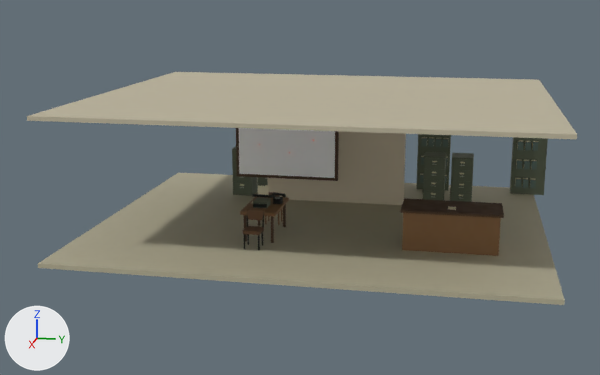
One commit to the FBX model unreal/Signal47/Tools/townbuildings/exports/SM_Town_Sheriff_Interior_LOD1.fbx: the scene before it, then after it.
Camera for both pictures: a camera (50 mm lens) standing at (16.79, 3.71, 6.34) and looking at (-4.68, -0.58, 0.98). Every picture has the same lights, and +X, +Y and +Z are marked at lower left. The older version comes first.

Objects in the first picture: 'SM_Town_Sheriff_Interior_LOD1'.
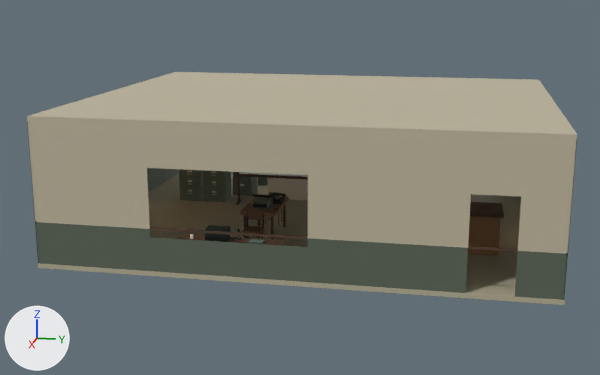
Changed parts and their boxes [x1, y1, x2, y2] in the pictures (600 x 375 px; the box of a moved part takes in the faces that stretch with it):
part 1 of me_sm_town_sheriff_interior_lod1, moved or reshaped (not visible afterwards)
    before: [510, 137, 548, 195]
part 2 of me_sm_town_sheriff_interior_lod1, moved or reshaped (not visible afterwards)
    before: [515, 179, 521, 188]
part 3 of me_sm_town_sheriff_interior_lod1, moved or reshaped (not visible afterwards)
    before: [516, 160, 522, 169]
part 4 of me_sm_town_sheriff_interior_lod1, moved or reshaped (not visible afterwards)
    before: [518, 141, 523, 150]
part 5 of me_sm_town_sheriff_interior_lod1, moved or reshaped (not visible afterwards)
    before: [523, 179, 528, 188]
part 6 of me_sm_town_sheriff_interior_lod1, moved or reshaped (not visible afterwards)
    before: [524, 161, 530, 169]
part 7 of me_sm_town_sheriff_interior_lod1, moved or reshaped (not visible afterwards)
    before: [525, 142, 531, 150]
part 8 of me_sm_town_sheriff_interior_lod1, moved or reshaped (not visible afterwards)
    before: [530, 180, 536, 188]
part 9 of me_sm_town_sheriff_interior_lod1, moved or reshaped (not visible afterwards)
    before: [531, 161, 537, 170]
part 10 of me_sm_town_sheriff_interior_lod1, moved or reshaped (not visible afterwards)
    before: [533, 142, 539, 151]
part 11 of me_sm_town_sheriff_interior_lod1, added
    after: [150, 227, 308, 239]
part 12 of me_sm_town_sheriff_interior_lod1, added
    after: [468, 246, 518, 252]
part 13 of me_sm_town_sheriff_interior_lod1, added
    after: [237, 176, 240, 202]
part 14 of me_sm_town_sheriff_interior_lod1, added
    after: [177, 234, 287, 245]
part 15 of me_sm_town_sheriff_interior_lod1, deleted
    before: [240, 164, 465, 204]
part 16 of me_sm_town_sheriff_interior_lod1, added
    after: [27, 121, 577, 300]

The change, as a diff of the scene's bpy script:
```diff
--- a/unreal/Signal47/Tools/townbuildings/exports/SM_Town_Sheriff_Interior_LOD1.fbx.py
+++ b/unreal/Signal47/Tools/townbuildings/exports/SM_Town_Sheriff_Interior_LOD1.fbx.py
@@ mat_m_town_creamenamel @@
+mat_m_town_creamenamel = bpy.data.materials.new('M_Town_CreamEnamel')
+mat_m_town_creamenamel.use_nodes = True; mat_m_town_creamenamel.node_tree.nodes.clear()
+_N = mat_m_town_creamenamel.node_tree.nodes; _L = mat_m_town_creamenamel.node_tree.links
+n0 = _N.new('ShaderNodeBsdfPrincipled'); n0.name = 'Principled BSDF'
+n0.inputs[0].default_value = (0.624, 0.61, 0.462, 1.0)  # 'Base Color', pale yellow #cfcdb5
+n0.inputs[1].default_value = 0.22  # 'Metallic'
+n1 = _N.new('ShaderNodeOutputMaterial'); n1.name = 'Material Output'
+n2 = _N.new('ShaderNodeTexImage'); n2.name = 'Image Texture'
+n2.image = img_metalpaint_roughness_png
+_L.new(n2.outputs[0], n0.inputs[2])  # 'Color' to 'Roughness'
+_L.new(n0.outputs[0], n1.inputs[0])  # 'BSDF' to 'Surface'
@@ mat_m_town_sheriffwainscot @@
+mat_m_town_sheriffwainscot = bpy.data.materials.new('M_Town_SheriffWainscot')
+mat_m_town_sheriffwainscot.use_nodes = True; mat_m_town_sheriffwainscot.node_tree.nodes.clear()
+_N = mat_m_town_sheriffwainscot.node_tree.nodes; _L = mat_m_town_sheriffwainscot.node_tree.links
+n0 = _N.new('ShaderNodeBsdfPrincipled'); n0.name = 'Principled BSDF'
+n0.inputs[0].default_value = (0.1, 0.125, 0.088, 1.0)  # 'Base Color', dark grey #596354
+n1 = _N.new('ShaderNodeOutputMaterial'); n1.name = 'Material Output'
+n2 = _N.new('ShaderNodeTexImage'); n2.name = 'Image Texture'
+n2.image = img_metalpaint_roughness_png
+_L.new(n2.outputs[0], n0.inputs[2])  # 'Color' to 'Roughness'
+_L.new(n0.outputs[0], n1.inputs[0])  # 'BSDF' to 'Surface'
@@ me_sm_town_sheriff_interior_lod1 @@
-me_sm_town_sheriff_interior_lod1.from_pydata(...)  # 2536 vertices, 4256 faces; spans x -9.9..-0.1, y -5.9..6.2, z -0.11..3.46
+me_sm_town_sheriff_interior_lod1.from_pydata(...)  # 2968 vertices, 4940 faces; spans x -9.9..-0.1, y -5.91..5.91, z -0.11..3.46
+# me_sm_town_sheriff_interior_lod1 part 1: the loose piece of 8 vertices spanning x -9.59..-9.11, y 5.2..6.2, z 0.0..2.2 is moved by (0.0, -0.4, 0.0)
+# me_sm_town_sheriff_interior_lod1 part 2: the loose piece of 8 vertices spanning x -8.94..-8.92, y 5.32..5.48, z 0.25..0.51 is moved by (0.0, -0.4, 0.0)
+# me_sm_town_sheriff_interior_lod1 part 3: the loose piece of 8 vertices spanning x -8.94..-8.92, y 5.32..5.48, z 0.83..1.09 is moved by (0.0, -0.4, 0.0)
+# me_sm_town_sheriff_interior_lod1 part 4: the loose piece of 8 vertices spanning x -8.94..-8.92, y 5.32..5.48, z 1.42..1.68 is moved by (0.0, -0.4, 0.0)
+# me_sm_town_sheriff_interior_lod1 part 5: the loose piece of 8 vertices spanning x -8.94..-8.92, y 5.54..5.7, z 0.25..0.51 is moved by (0.0, -0.4, 0.0)
+# me_sm_town_sheriff_interior_lod1 part 6: the loose piece of 8 vertices spanning x -8.94..-8.92, y 5.54..5.7, z 0.83..1.09 is moved by (0.0, -0.4, 0.0)
+# me_sm_town_sheriff_interior_lod1 part 7: the loose piece of 8 vertices spanning x -8.94..-8.92, y 5.54..5.7, z 1.42..1.68 is moved by (0.0, -0.4, 0.0)
+# me_sm_town_sheriff_interior_lod1 part 8: the loose piece of 8 vertices spanning x -8.94..-8.92, y 5.76..5.92, z 0.25..0.51 is moved by (0.0, -0.4, 0.0)
+# me_sm_town_sheriff_interior_lod1 part 9: the loose piece of 8 vertices spanning x -8.94..-8.92, y 5.76..5.92, z 0.83..1.09 is moved by (0.0, -0.4, 0.0)
+# me_sm_town_sheriff_interior_lod1 part 10: the loose piece of 8 vertices spanning x -8.94..-8.92, y 5.76..5.92, z 1.42..1.68 is moved by (0.0, -0.4, 0.0)
+# me_sm_town_sheriff_interior_lod1 part 11: a new loose piece, a box spanning x -0.15..-0.12, y -5.89..3.9, z 0.975..1.025, in mat_m_town_darkwood
+# me_sm_town_sheriff_interior_lod1 part 12: a new loose piece, a box spanning x -0.15..-0.12, y 0.5..5.89, z 0.975..1.025, in mat_m_town_darkwood
+# me_sm_town_sheriff_interior_lod1 part 13: a new loose piece, a box spanning x -6.39..-6.33, y -2.79..-2.73, z 0.0..0.9, in mat_m_town_darkwood
+# me_sm_town_sheriff_interior_lod1 part 14: a new loose piece, a box spanning x -0.66..-0.18, y -2.53..-0.07, z 0.72..0.75, in mat_m_town_darkwood
+# me_sm_town_sheriff_interior_lod1 part 15: 56 loose pieces with 832 vertices, spanning x -7.21..-3.08, y -2.96..3.77, z 0.25..1.24, are deleted
+# me_sm_town_sheriff_interior_lod1 part 16: 1176 vertices added at x -9.89..-0.11, y -5.91..5.91, z 0.0..3.36
+# other edits to the shape of me_sm_town_sheriff_interior_lod1 do not show in these pictures
 me_sm_town_sheriff_interior_lod1.materials.append(mat_m_town_stucco)
@@ me_sm_town_sheriff_interior_lod1 @@
 me_sm_town_sheriff_interior_lod1.materials.append(mat_m_town_cinemaredglow)
+me_sm_town_sheriff_interior_lod1.materials.append(mat_m_town_creamenamel)
+me_sm_town_sheriff_interior_lod1.materials.append(mat_m_town_washerglass)  # dark cyan #2d3f3d
+me_sm_town_sheriff_interior_lod1.materials.append(mat_m_town_warmglow)  # beige #ffde9a, glowing beige #ffde9a
+me_sm_town_sheriff_interior_lod1.materials.append(mat_m_town_sheriffwainscot)
+me_sm_town_sheriff_interior_lod1.materials.append(mat_m_town_sheriffshadeglow)  # beige #ddbf90, glowing beige #ffd195
```
